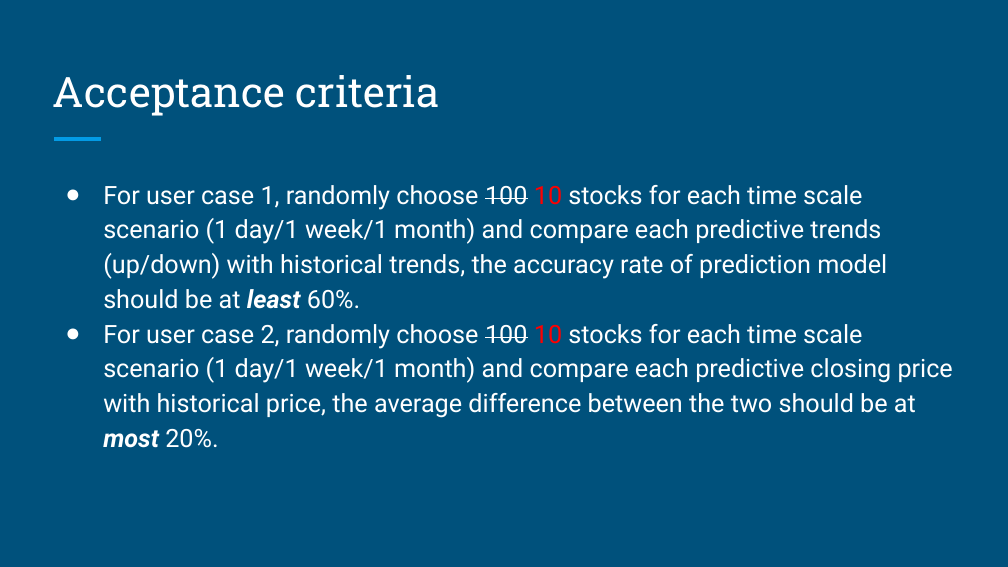
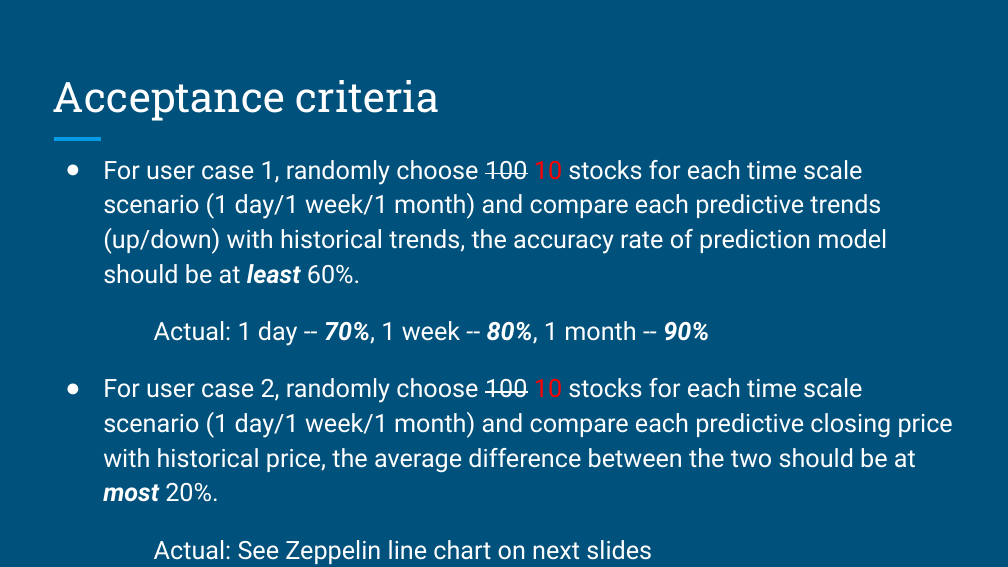
Before and after one commit to reasonwow/Stock_Prediction_Scala, a slide deck: slide 12 of Presentation/ScalaTeam9FinalPresentation.pptx. Drawn at 1008x567 pixels with LibreOffice and Linux fonts; fonts in the diff are those of the drawing. Boxes give left, top, right and bottom in pixels: in the first picture for what was removed or moved away, otherwise in the second. Text is boxed around its words. In the diff, an @@ line names an element or a change of style, - is before the commit and + after.

Commit message:
Final presentation fixed

```diff
--- a/Presentation/ScalaTeam9FinalPresentation.pptx
+++ b/Presentation/ScalaTeam9FinalPresentation.pptx
@@ title "Acceptance criteria": place and size @@
-title "Acceptance criteria" at [53, 75, 439, 116]
+title "Acceptance criteria" at [53, 80, 439, 121]
@@ text "For user case 1, randomly ...": place and size @@
-text "For user case 1, randomly ..." at [103, 185, 953, 448]
+text "For user case 1, randomly ..." at [103, 160, 953, 564]
@@ text at [103, 160, 887, 284]: more space between paragraphs @@
@@ text at [154, 321, 709, 346]: paragraph added @@
+Actual: 1 day -- 70%, 1 week -- 80%, 1 month -- 90%
@@ text at [154, 540, 652, 564]: paragraph added @@
+Actual: See Zeppelin line chart on next slides
```
Also in this commit, not shown: 3 slides added.
